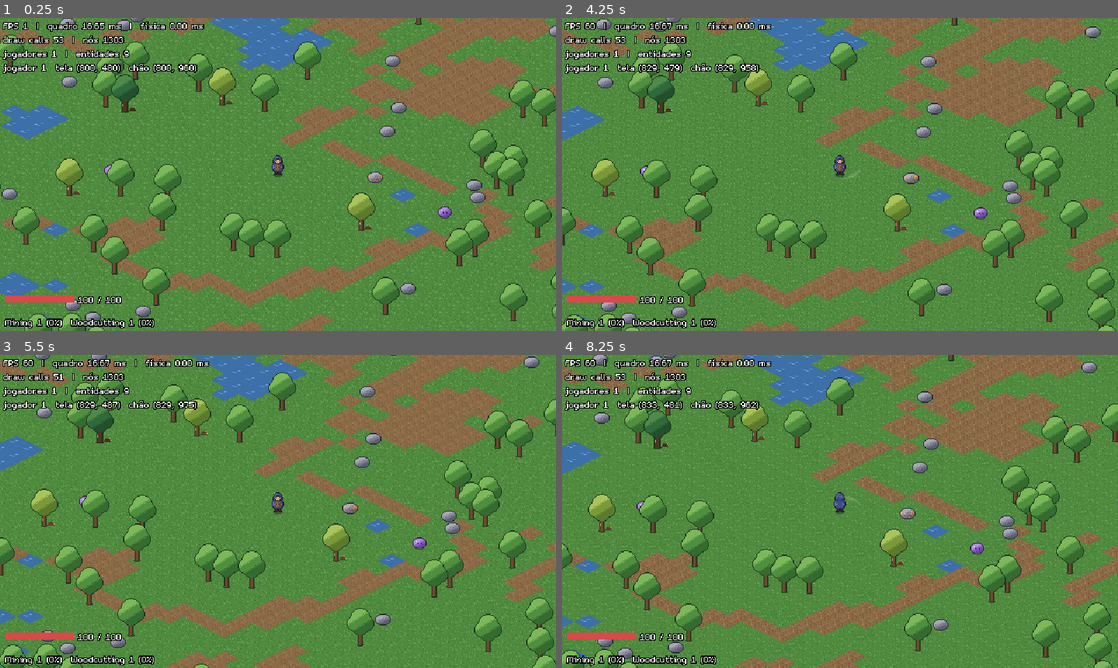
Above: before the commit, frames 1-4 (two rows, left to right).
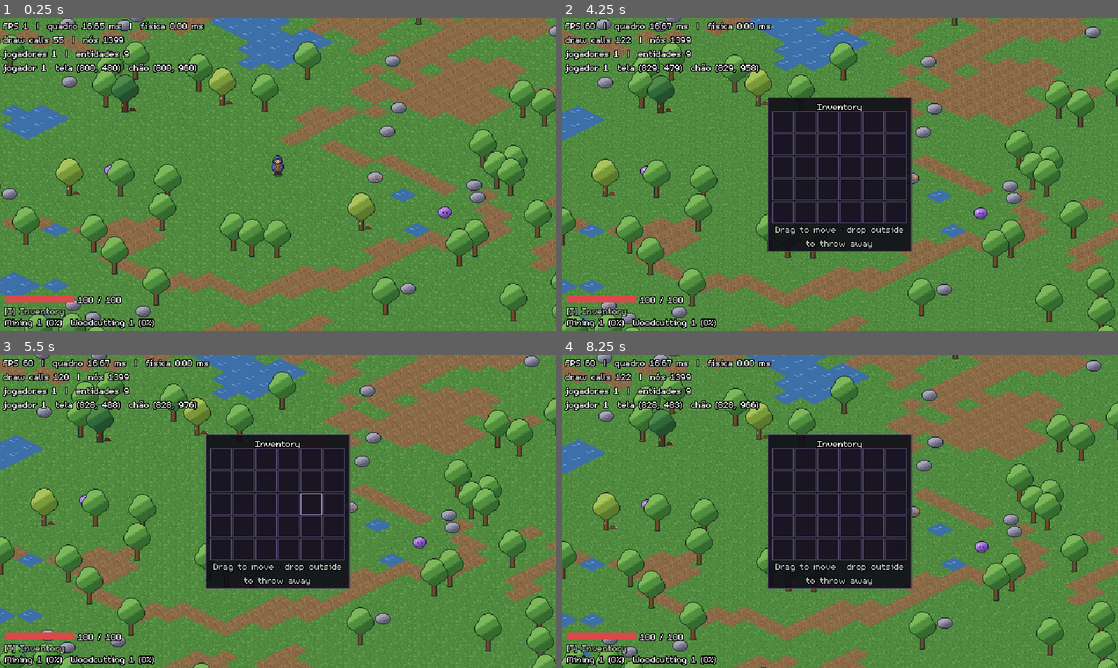
Above: after the commit, the same moments.

Repository: joaovictormendessilva/2d-isometric
Game: Godot game, scene res://scenes/main/main.tscn
The game is run twice, just before and just after one commit, with the same random seed, the same clock (stepped at 60 frames per second) and the same inputs.
Inputs (mouse positions are in pixels of both pictures, inside the frame that each line leads up to):
- Up to frame 1 (0.25 s): no input
- Up to frame 2 (4.25 s): tap Enter at 0.5, 3.5 s; move the mouse to (962, 158) at 0.52 s; press the mouse at (962, 158) at 0.53 s; hold D (move_right) 0.53-1.25 s; tap E (interact) at 0.8, 2.3, 3.8 s; release the mouse at (962, 158) at 1.25 s; drag from (728, 190) to (1062, 99) at 1.27 s; tap Space at 2 s; move the mouse to (895, 105) at 2.02 s; press the mouse at (895, 105) at 2.03 s; hold D (move_right) 2.03-2.75 s; release the mouse at (895, 105) at 2.75 s; drag from (812, 237) to (1045, 99) at 2.77 s; move the mouse to (1006, 221) at 3.52 s; press the mouse at (1006, 221) at 3.53 s; hold A (move_left) from 3.53 s (still down); tap I (inventory, bound only after the commit) at 4.15 s
- Up to frame 3 (5.5 s): release A (move_left) at 4.25 s; release the mouse at (444, 558) at 4.25 s; drag from (111, 464) to (283, 398) at 4.27 s; tap Space at 5 s; move the mouse to (305, 511) at 5.02 s; press the mouse at (305, 511) at 5.03 s; hold S (move_down) from 5.03 s (still down); tap E (interact) at 5.3 s
- Up to frame 4 (8.25 s): release S (move_down) at 5.75 s; release the mouse at (867, 511) at 5.75 s; drag from (756, 433) to (1017, 473) at 5.77 s; tap Enter at 6.5 s; move the mouse to (962, 495) at 6.52 s; press the mouse at (962, 495) at 6.53 s; hold W (move_up) 6.53-7.25 s; tap E (interact) at 6.8 s; release the mouse at (962, 495) at 7.25 s; drag from (728, 527) to (1017, 486) at 7.27 s; tap Space at 8 s; move the mouse to (895, 442) at 8.02 s; press the mouse at (895, 442) at 8.03 s; hold S (move_down) from 8.03 s (still down)

The runs differ from the first frame. In frame 1, 0.2% of the frame differs, in the area x 0-23%, y 5-96%; in frame 2, 13%; in frame 3, 29%; in frame 4, 34%, in the area x 0-100%, y 0-100%.

Commit message:
Stage E2 step 2: inventory screen with drag to move and drop to throw away
- InventoryPanel (I / Tab / gamepad Y): centered grid of InventorySlot with icon, amount
  and item name tooltip; dragging between slots requests a move, dropping outside the
  window requests a drop; shared window style in the UI theme
- HUD shows the inventory key instead of the long item line
- Clicks over the UI no longer trigger attacks
- Texts for the screen in the translation table
- Test: screen moves, throws away and refreshes slots
- Docs: ADR-016, Stage E2 status

Diff:
--- a/assets/ui/theme.tres
+++ b/assets/ui/theme.tres
@@ -1,4 +1,16 @@
-[gd_resource type="Theme" format=3]
+[gd_resource type="Theme" load_steps=2 format=3]
+
+[sub_resource type="StyleBoxFlat" id="StyleBoxFlat_window"]
+content_margin_left = 6.0
+content_margin_top = 4.0
+content_margin_right = 6.0
+content_margin_bottom = 4.0
+bg_color = Color(0.06, 0.05, 0.09, 0.9)
+border_width_left = 1
+border_width_top = 1
+border_width_right = 1
+border_width_bottom = 1
+border_color = Color(0.32, 0.28, 0.42, 1)
 
 [resource]
 default_font_size = 16
@@ -6,3 +18,4 @@
 Label/constants/outline_size = 4
 VBoxContainer/constants/separation = 0
 HBoxContainer/constants/separation = 4
+PanelContainer/styles/panel = SubResource("StyleBoxFlat_window")
--- a/data/i18n/texts.csv
+++ b/data/i18n/texts.csv
@@ -15,7 +15,6 @@
 MONSTER_SLIME,Slime,Slime
 COMBAT_IMMUNE,Imune,Immune
 HUD_HEALTH,%d / %d,%d / %d
-HUD_ITEM_COUNT,%s x%d,%s x%d
 HUD_SKILL_LEVEL,%s %d (%d%%),%s %d (%d%%)
 FEEDBACK_ITEM_GAINED,+%d %s,+%d %s
 FEEDBACK_LEVEL_UP,%s nível %d!,%s level %d!
@@ -35,3 +34,6 @@
 NET_BAD_ADDRESS,Endereço inválido: %s,Invalid address: %s
 NET_OPEN_FAILED,Não foi possível abrir a rede (porta %d em uso?),Could not open the network (is port %d in use?)
 GATHER_INVENTORY_FULL,Inventário cheio,Inventory full
+INVENTORY_TITLE,Inventário,Inventory
+INVENTORY_HINT,Arraste para mover · solte fora para jogar no chão,Drag to move · drop outside to throw away
+HUD_INVENTORY_KEY,[%s] Inventário,[%s] Inventory
--- a/project.godot
+++ b/project.godot
@@ -70,6 +70,13 @@
 , Object(InputEventJoypadButton,"resource_local_to_scene":false,"resource_name":"","device":-1,"button_index":0,"pressure":0.0,"pressed":false,"script":null)
 ]
 }
+inventory={
+"deadzone": 0.5,
+"events": [Object(InputEventKey,"resource_local_to_scene":false,"resource_name":"","device":-1,"window_id":0,"alt_pressed":false,"shift_pressed":false,"ctrl_pressed":false,"meta_pressed":false,"pressed":false,"keycode":0,"physical_keycode":73,"key_label":0,"unicode":0,"location":0,"echo":false,"script":null)
+, Object(InputEventKey,"resource_local_to_scene":false,"resource_name":"","device":-1,"window_id":0,"alt_pressed":false,"shift_pressed":false,"ctrl_pressed":false,"meta_pressed":false,"pressed":false,"keycode":0,"physical_keycode":4194306,"key_label":0,"unicode":0,"location":0,"echo":false,"script":null)
+, Object(InputEventJoypadButton,"resource_local_to_scene":false,"resource_name":"","device":-1,"button_index":3,"pressure":0.0,"pressed":false,"script":null)
+]
+}
 toggle_debug={
 "deadzone": 0.5,
 "events": [Object(InputEventKey,"resource_local_to_scene":false,"resource_name":"","device":-1,"window_id":0,"alt_press …(195 unchanged characters)…
--- a/scenes/input/local_player_input.gd
+++ b/scenes/input/local_player_input.gd
@@ -37,8 +37,13 @@
 	target.set_move_intent(Input.get_vector(&"move_left", &"move_right", &"move_up", &"move_down"))
 	if Input.is_action_just_pressed(&"interact"):
 		target.request_gather()
-	if Input.is_action_pressed(&"attack"):
+	if Input.is_action_pressed(&"attack") and not _pointer_over_ui():
 		target.request_attack(_aim_direction())
+
+
+## Clique sobre a interface (ex.: tela de inventário) não é ataque.
+func _pointer_over_ui() -> bool:
+	return _aim_with_mouse and get_viewport().gui_get_hovered_control() != null
 
 
 func _aim_direction() -> Vector2:
--- a/scenes/main/main.gd
+++ b/scenes/main/main.gd
@@ -35,6 +35,7 @@
 @onready var _debug_overlay: DebugOverlay = $UI/DebugOverlay
 @onready var _player_feedback: PlayerFeedback = $PlayerFeedback
 @onready var _interaction_prompt: InteractionPrompt = $World/InteractionPrompt
+@onready var _inventory_panel: InventoryPanel = $UI/InventoryPanel
 
 
 func _ready() -> void:
@@ -79,9 +80,10 @@
 	_camera.follow(character)
 	var inventory := session.get_inventory(local_player_id())
 	var progress := session.get_skills(local_player_id())
-	_hud.setup(character, inventory, items, progress, skills)
+	_hud.setup(character, progress, skills)
 	_player_feedback.setup(character, inventory, progress, items, skills, _damage_numbers)
 	_interaction_prompt.setup(character)
+	_inventory_panel.setup(inventory, items, player_state)
 
 
 ## Desliga teclado/controle do jogador local (testes e capturas dirigem o personagem
--- a/scenes/main/main.tscn
+++ b/scenes/main/main.tscn
@@ -12,6 +12,7 @@
 [ext_resource type="Script" path="res://scenes/ui/player_feedback.gd" id="10_feedback"]
 [ext_resource type="Script" path="res://scenes/ui/interaction_prompt.gd" id="11_prompt"]
 [ext_resource type="Script" path="res://scenes/net/player_state_sync.gd" id="12_player_state"]
+[ext_resource type="Script" path="res://scenes/ui/inventory_panel.gd" id="13_inventory"]
 
 [node name="Main" type="Node"]
 script = ExtResource("1_main")
@@ -101,9 +102,18 @@
 [node name="Value" type="Label" parent="UI/Hud/HealthRow"]
 layout_mode = 2
 
-[node name="Inventory" type="Label" parent="UI/Hud"]
+[node name="InventoryHint" type="Label" parent="UI/Hud"]
+modulate = Color(1, 1, 1, 0.7)
 layout_mode = 2
-autowrap_mode = 3
 
 [node name="Skills" type="Label" parent="UI/Hud"]
 layout_mode = 2
+
+[node name="InventoryPanel" type="Control" parent="UI"]
+layout_mode = 3
+anchors_preset = 15
+anchor_right = 1.0
+anchor_bottom = 1.0
+grow_horizontal = 2
+grow_vertical = 2
+script = ExtResource("13_inventory")
--- a/scenes/ui/hud.gd
+++ b/scenes/ui/hud.gd
@@ -1,45 +1,32 @@
 class_name Hud
 extends Control
-## HUD do jogador local: barra de vida, itens e níveis de coleta. Só lê estado via sinais.
+## HUD do jogador local: barra de vida, níveis de coleta e a tecla do inventário. Só lê estado
+## via sinais (os itens ficam na tela de inventário).
 
 const BAR_FULL_COLOR := Color("d94a4a")
 
-var _items: ItemDatabase
 var _skills: DataCatalog
 
 @onready var _bar: ColorRect = $HealthRow/HealthBar
 @onready var _bar_fill: ColorRect = $HealthRow/HealthBar/Fill
 @onready var _health_label: Label = $HealthRow/Value
-@onready var _inventory_label: Label = $Inventory
 @onready var _skills_label: Label = $Skills
+@onready var _inventory_hint: Label = $InventoryHint
 
 
-func setup(character: Character, inventory: Inventory, items: ItemDatabase,
-		progress: SkillProgress, skills: DataCatalog) -> void:
-	_items = items
+func setup(character: Character, progress: SkillProgress, skills: DataCatalog) -> void:
 	_skills = skills
 	_bar_fill.color = BAR_FULL_COLOR
 	character.health.changed.connect(_on_health_changed)
 	_on_health_changed(character.health.current, character.health.max_health)
-	inventory.slot_changed.connect(_on_inventory_changed.bind(inventory).unbind(1))
-	_on_inventory_changed(inventory)
 	progress.changed.connect(_on_skills_changed.bind(progress).unbind(2))
 	_on_skills_changed(progress)
+	_inventory_hint.text = Texts.format(&"HUD_INVENTORY_KEY", [Texts.action_key(&"inventory")])
 
 
 func _on_health_changed(current: int, maximum: int) -> void:
 	_bar_fill.size.x = _bar.custom_minimum_size.x * current / maxf(maximum, 1)
 	_health_label.text = Texts.format(&"HUD_HEALTH", [current, maximum])
-
-
-func _on_inventory_changed(inventory: Inventory) -> void:
-	var parts := PackedStringArray()
-	var counts := inventory.get_counts()
-	for id in counts:
-		var item := _items.get_item(id)
-		var item_name := item.get_display_name() if item else String(id)
-		parts.append(Texts.format(&"HUD_ITEM_COUNT", [item_name, counts[id]]))
-	_inventory_label.text = "  ".join(parts)
 
 
 ## "Lenhador 2 (35%)  Minerador 1 (0%)": nível e quanto falta para o próximo.
--- /dev/null
+++ b/scenes/ui/inventory_panel.gd
@@ -0,0 +1,68 @@
+class_name InventoryPanel
+extends Control
+## Tela de inventário do jogador LOCAL (tecla I / Tab / botão Y). Ocupa a tela toda enquanto
+## aberta: soltar um item fora da janela joga o item no chão. Cada ação vira um pedido ao
+## host (PlayerStateSync); a tela só mostra o inventário, que muda quando o host decide.
+
+const COLUMNS := 6
+const SLOT_GAP := 2
+
+var _inventory: Inventory
+var _player_state: PlayerStateSync
+var _slots: Array[InventorySlot] = []
+
+
+func _ready() -> void:
+	visible = false
+	set_anchors_preset(Control.PRESET_FULL_RECT)
+
+
+func setup(inventory: Inventory, items: ItemDatabase, player_state: PlayerStateSync) -> void:
+	_inventory = inventory
+	_player_state = player_state
+	var window := PanelContainer.new()
+	window.set_anchors_preset(Control.PRESET_CENTER)
+	window.grow_horizontal = Control.GROW_DIRECTION_BOTH
+	window.grow_vertical = Control.GROW_DIRECTION_BOTH
+	add_child(window)
+	var column := VBoxContainer.new()
+	window.add_child(column)
+	column.add_child(_label(Texts.get_text(&"INVENTORY_TITLE")))
+	var grid := GridContainer.new()
+	grid.columns = COLUMNS
+	grid.add_theme_constant_override(&"h_separation", SLOT_GAP)
+	grid.add_theme_constant_override(&"v_separation", SLOT_GAP)
+	column.add_child(grid)
+	for i in inventory.capacity():
+		var slot := InventorySlot.new()
+		slot.setup(i, inventory, items)
+		slot.move_requested.connect(player_state.request_move)
+		grid.add_child(slot)
+		_slots.append(slot)
+	var hint := _label(Texts.get_text(&"INVENTORY_HINT"))
+	hint.autowrap_mode = TextServer.AUTOWRAP_WORD_SMART  # a janela fica da largura da grade
+	hint.modulate = Color(1, 1, 1, 0.7)
+	column.add_child(hint)
+	inventory.slot_changed.connect(func(index: int) -> void: _slots[index].refresh())
+
+
+func _unhandled_input(event: InputEvent) -> void:
+	if _inventory and event.is_action_pressed(&"inventory"):
+		visible = not visible
+		get_viewport().set_input_as_handled()
+
+
+## O fundo (fora da janela) aceita itens arrastados: soltar aqui joga no chão.
+func _can_drop_data(_at_position: Vector2, data: Variant) -> bool:
+	return data is Dictionary and data.has(InventorySlot.DRAG_KEY)
+
+
+func _drop_data(_at_position: Vector2, data: Variant) -> void:
+	_player_state.request_drop(data[InventorySlot.DRAG_KEY])
+
+
+func _label(text: String) -> Label:
+	var label := Label.new()
+	label.text = text
+	label.horizontal_alignment = HORIZONTAL_ALIGNMENT_CENTER
+	return label
--- /dev/null
+++ b/scenes/ui/inventory_slot.gd
@@ -0,0 +1,82 @@
+class_name InventorySlot
+extends Control
+## Um espaço da tela de inventário: fundo, ícone, quantidade e o nome do item ao passar o
+## mouse. Arrastar o conteúdo para outro espaço pede a troca (quem decide é o host).
+
+signal move_requested(from: int, to: int)
+
+const SIZE := Vector2(24, 24)
+const ICON_SIZE := Vector2(16, 16)  # ícones 8x8 em escala 2, ainda em pixels inteiros
+const BACK_COLOR := Color(0.1, 0.08, 0.14, 0.92)
+const BORDER_COLOR := Color(0.32, 0.28, 0.42)
+const HOVER_COLOR := Color(0.62, 0.56, 0.78)
+## Chave dos dados de arrastar: só aceitamos o que veio de um espaço do inventário.
+const DRAG_KEY := "inventory_slot"
+
+var index := 0
+
+var _inventory: Inventory
+var _items: ItemDatabase
+var _icon := TextureRect.new()
+var _amount := Label.new()
+var _hovered := false
+
+
+func setup(p_index: int, inventory: Inventory, items: ItemDatabase) -> void:
+	index = p_index
+	_inventory = inventory
+	_items = items
+	custom_minimum_size = SIZE
+	_icon.size = ICON_SIZE
+	_icon.position = Vector2(2, 2)
+	_icon.expand_mode = TextureRect.EXPAND_IGNORE_SIZE
+	_icon.mouse_filter = Control.MOUSE_FILTER_IGNORE
+	add_child(_icon)
+	_amount.size = SIZE
+	_amount.position = Vector2(-1, 8)  # dígitos no canto de baixo à direita
+	_amount.horizontal_alignment = HORIZONTAL_ALIGNMENT_RIGHT
+	_amount.mouse_filter = Control.MOUSE_FILTER_IGNORE
+	add_child(_amount)
+	mouse_entered.connect(_set_hovered.bind(true))
+	mouse_exited.connect(_set_hovered.bind(false))
+	refresh()
+
+
+func refresh() -> void:
+	var item := _items.get_item(_inventory.slot_item(index))
+	var amount := _inventory.slot_amount(index)
+	_icon.texture = item.icon if item else null
+	_amount.text = str(amount) if amount > 1 else ""
+	tooltip_text = item.get_display_name() if item else ""
+
+
+func _draw() -> void:
+	draw_rect(Rect2(Vector2.ZERO, SIZE), BACK_COLOR)
+	draw_rect(Rect2(Vector2.ZERO, SIZE), HOVER_COLOR if _hovered else BORDER_COLOR, false, 1.0)
+
+
+func _get_drag_data(_at_position: Vector2) -> Variant:
+	if _inventory.slot_item(index) == Inventory.EMPTY:
+		return null
+	var preview := TextureRect.new()
+	preview.texture = _icon.texture
+	preview.size = ICON_SIZE
+	preview.position = -ICON_SIZE / 2.0
+	preview.expand_mode = TextureRect.EXPAND_IGNORE_SIZE
+	var holder := Control.new()  # centraliza o ícone no ponteiro
+	holder.add_child(preview)
+	set_drag_preview(holder)
+	return {DRAG_KEY: index}
+
+
+func _can_drop_data(_at_position: Vector2, data: Variant) -> bool:
+	return data is Dictionary and data.has(DRAG_KEY)
+
+
+func _drop_data(_at_position: Vector2, data: Variant) -> void:
+	move_requested.emit(data[DRAG_KEY], index)
+
+
+func _set_hovered(value: bool) -> void:
+	_hovered = value
+	queue_redraw()
--- a/tests/test_inventory.gd
+++ b/tests/test_inventory.gd
@@ -78,3 +78,29 @@
 	await physics_frames(2)
 	check(not player.request_gather(), "não começa a coletar")
 	check(reasons == [GatheringRules.Check.INVENTORY_FULL], "avisa: inventário cheio")
+
+
+## Tela de inventário: soltar num espaço move; soltar fora joga no chão; cada espaço mostra
+## quantidade e nome.
+func test_inventory_screen_moves_and_throws_away() -> void:
+	var game := start_game()
+	var session: GameSession = game.session
+	var inventory := session.get_inventory(game.local_player_id())
+	inventory.add(&"wood", 5)
+	inventory.add(&"stone", 2)
+	var panel: InventoryPanel = game.get_node("UI/InventoryPanel")
+	var slots := panel.find_children("*", "InventorySlot", true, false)
+	check(slots.size() == inventory.capacity(), "um quadrado por espaço")
+	var first: InventorySlot = slots[0]
+	var label: Label = first.get_child(1)
+	check(label.text == "5" and first.tooltip_text == Texts.name_of("ITEM", &"wood"),
+		"mostra a quantidade e o nome")
+
+	var drag := {InventorySlot.DRAG_KEY: 0}
+	(slots[1] as InventorySlot)._drop_data(Vector2.ZERO, drag)
+	check(inventory.slot_item(0) == &"stone" and inventory.slot_item(1) == &"wood", "soltar no espaço troca")
+	check(label.text == "2", "o quadrado atualizou")
+
+	panel._drop_data(Vector2.ZERO, {InventorySlot.DRAG_KEY: 1})
+	await physics_frames(2)
+	check(inventory.count(&"wood") == 0 and pickups(game).size() == 1, "soltar fora joga no chão")
Not shown: 1 places in scenes/main/main.tscn that only renumber resources
Not shown, added: scenes/ui/inventory_panel.gd.uid
Not shown, added: scenes/ui/inventory_slot.gd.uid
Not shown, added: tests/test_inventory.gd.uid
Not shown, changed: docs/01-decisoes.md
Not shown, changed: docs/02-plano-e-status.md
Not shown, changed: docs/04-multiplayer.md
